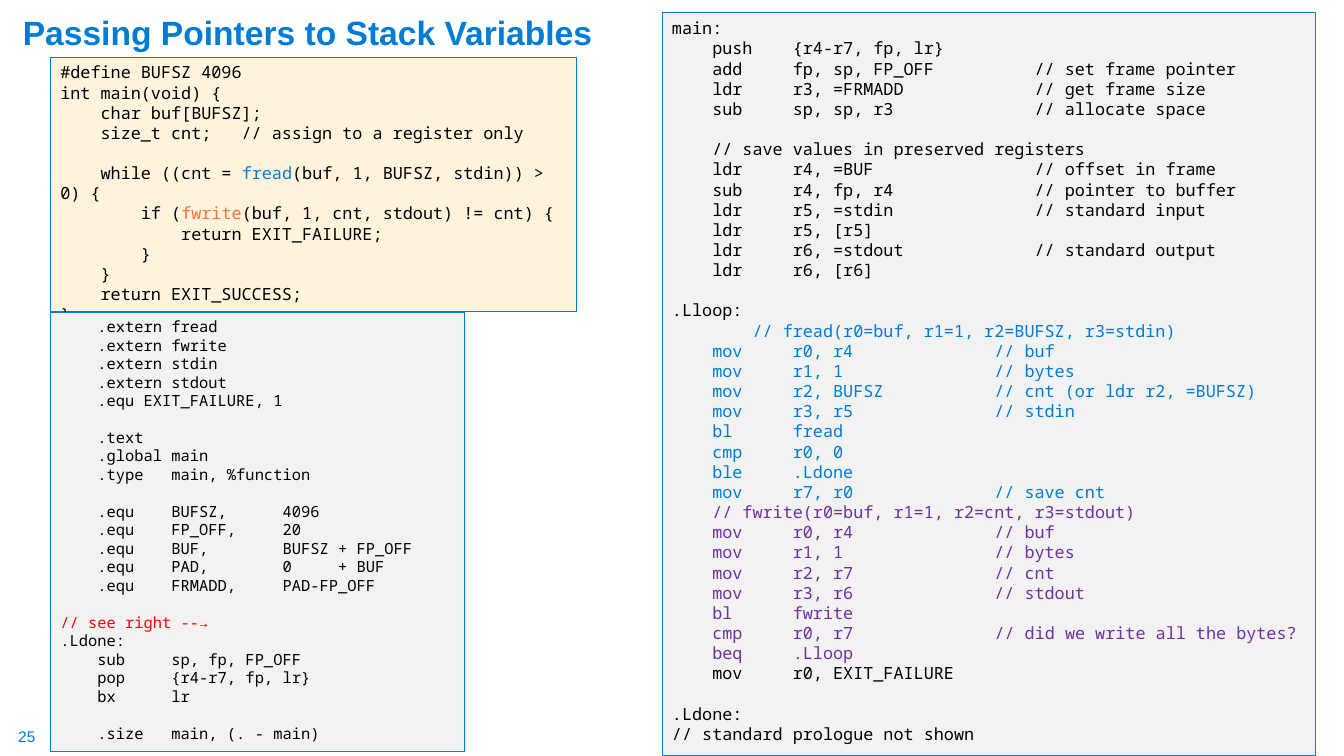
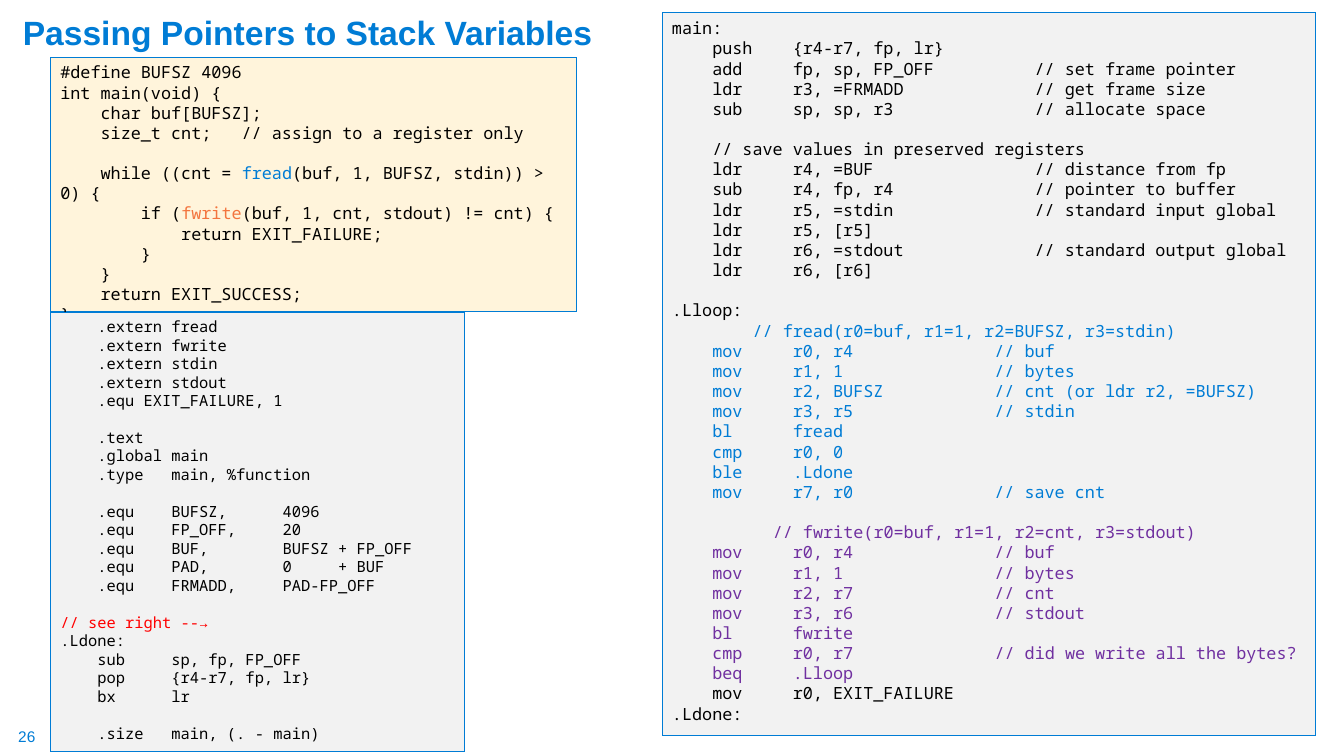
Before and after one commit to cse30-fa22/Muller_CSE30_Lecture_Slides, a slide deck: slide 26 of 10_Assm_Part5.pptx (slide 25 before the commit). Drawn at 1344x756 pixels with LibreOffice and Linux fonts; fonts in the diff are those of the drawing. Boxes give left, top, right and bottom in pixels: in the first picture for what was removed or moved away, otherwise in the second. Text is boxed around its words. In the diff, an @@ line names an element or a change of style, - is before the commit and + after.

```diff
--- a/10_Assm_Part5.pptx
+++ b/10_Assm_Part5.pptx
@@ rectangle "main:" resized from (x1=662, y1=13, x2=1316, y2=756) to (x1=662, y1=13, x2=1316, y2=736) @@
@@ text in rectangle at (x1=712, y1=162, x2=1226, y2=179): text changed @@
-ldr r4, =BUF // offset in frame
+ldr r4, =BUF // distance from fp
@@ text in rectangle at (x1=712, y1=203, x2=1276, y2=220): text changed @@
-ldr r5, =stdin // standard input
+ldr r5, =stdin // standard input global
@@ text in rectangle at (x1=712, y1=243, x2=1286, y2=260): text changed @@
-ldr r6, =stdout // standard output
+ldr r6, =stdout // standard output global
@@ page number at (x1=18, y1=731, x2=35, y2=742): text changed @@
-25
+26
@@ text in rectangle at (x1=702, y1=727, x2=974, y2=744): paragraph removed @@
-// standard prologue not shown
```
Also in this commit, not shown: 13 other slides changed, 1 slide added, 1 other file.
